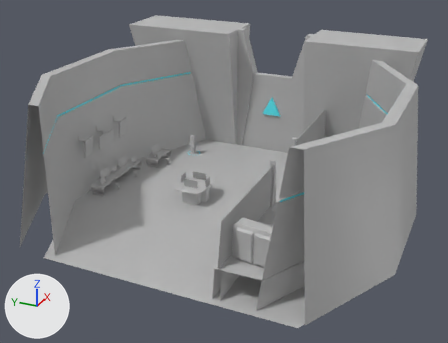
A saved change to the FBX model UnityProject/Assets/JL-Test/Scene_Models/L1_Modles with UVs/L1_RM2_Models with UVs.fbx.
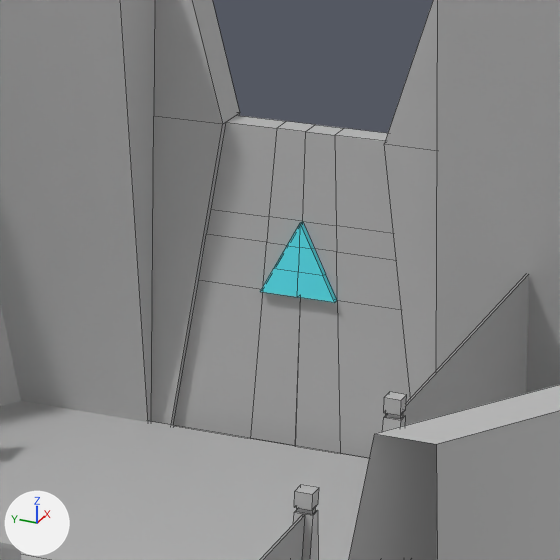
Old and new are each drawn whole from a camera (50 mm lens) standing at (-43.5, -18.2, 17.1) and looking at (-4.0, -0.4, -2.6) and again close up on the part from 45% to 74% of the width and 13% to 52% of the height. The lights are fixed; the arrows at lower left show +X, +Y and +Z. The close-ups show mesh edges as thin lines. Where no turn or scale is listed for an object, it has been applied to the vertices. Vertices at the same position are counted once.

The first close-up shows 'L1_RM2_database_glass', 'L1_RM2_database_glass1', 'L1_RM2_database_wall', 'L1_RM2_door_left', 'L1_RM2_door_left_wall2', 'L1_RM2_door_right', 'L1_RM2_door_right_wall1', 'L1_RM2_ground', 'L1_RM2_left_wall', 'L1_RM2_right_wall'.
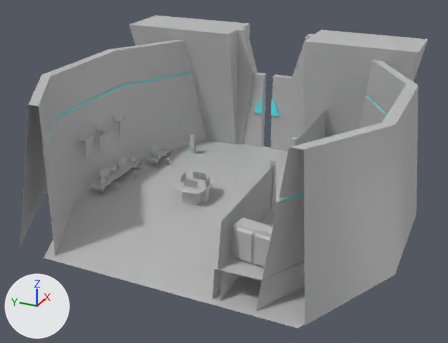
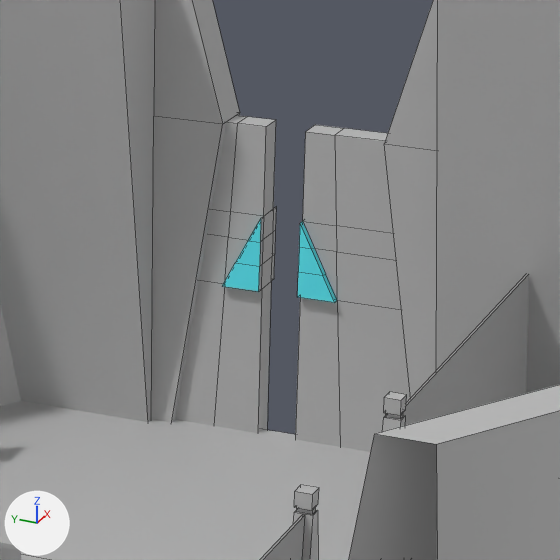
What differs and where, as boxes (x1, y1, x2, y2) in the close-ups (560 x 560 px):
'L1_RM2_ground', reshaped: before (0, 401, 369, 560); after (0, 401, 370, 560)
'L1_RM2_door_left', moved: before (174, 115, 315, 446); after (175, 115, 276, 433)

The edits, one by one:
me_mesh has 8 vertices, 3 faces and spans x -11.9..11.9, y -12.5..12.5, z 0.0.
me_mesh is used by ob_l1_rm2_ground; location (-4.23, -1.66, -5.33).
Part 1, on me_mesh:
Vertex 1 of me_mesh moves from (11.9, -8.8, 0.0) to (12.5, -8.8, 0.0).
Vertex 3 of me_mesh moves from (11.9, 8.9, 0.0) to (12.5, 8.9, 0.0).
Object 'L1_RM2_door_left' (ob_l1_rm2_door_left) moves from (8.34, 1.62, -1.89) to (8.34, 2.51, -1.89).
